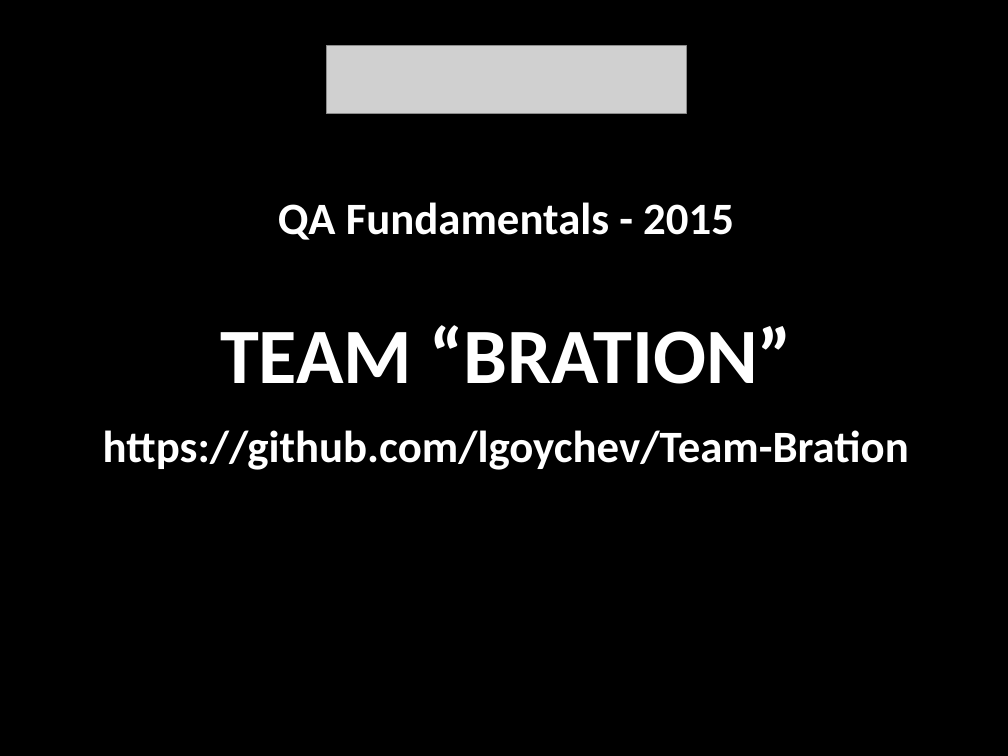
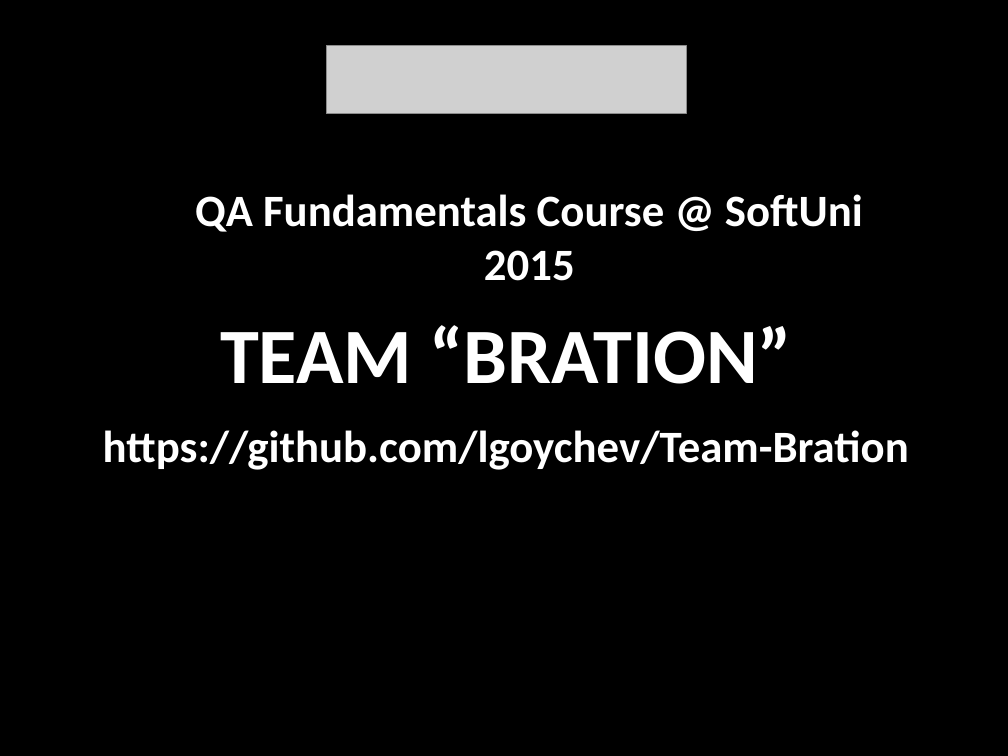
Before and after one commit to lgoychev/Team-Bration, a slide deck: slide 1 of Presenttion/Present_team_Bration_01.pptx. Drawn at 1008x756 pixels with LibreOffice and Linux fonts; fonts in the diff are those of the drawing; grey boxes stand for pictures; background and template pictures are left out. Boxes give left, top, right and bottom in pixels: in the first picture for what was removed or moved away, otherwise in the second. Text is boxed around its words. In the diff, an @@ line names an element or a change of style, - is before the commit and + after.

Commit message:
Final presentation

```diff
--- a/Presenttion/Present_team_Bration_01.pptx
+++ b/Presenttion/Present_team_Bration_01.pptx
@@ text at <box>195,194,863,281</box>: text changed @@
-QA Fundamentals - 2015
+QA Fundamentals Course @ SoftUni
+2015
```
Also in this commit, not shown: 2 other slides changed, 3 slides added, 1 other file.
